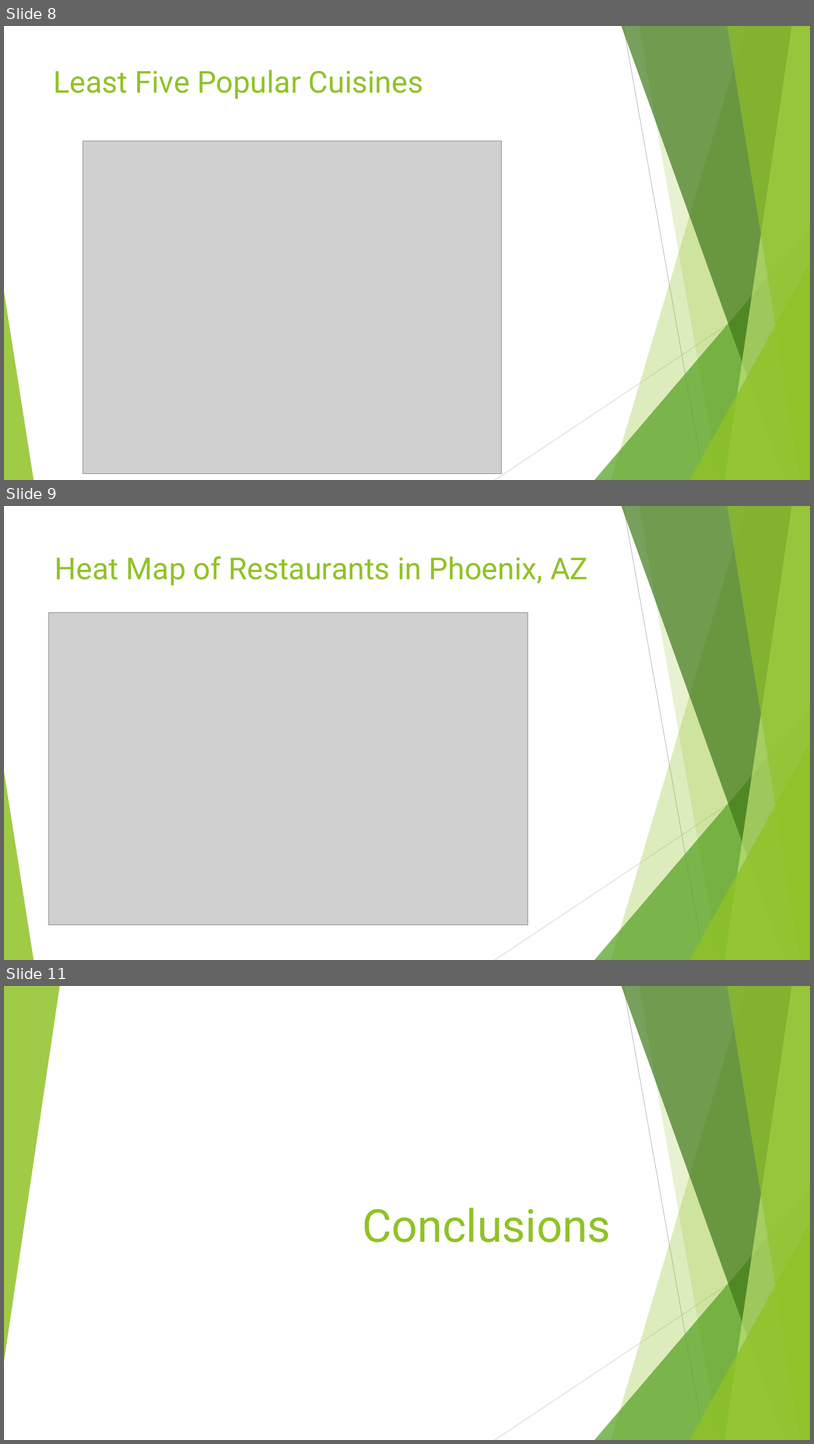
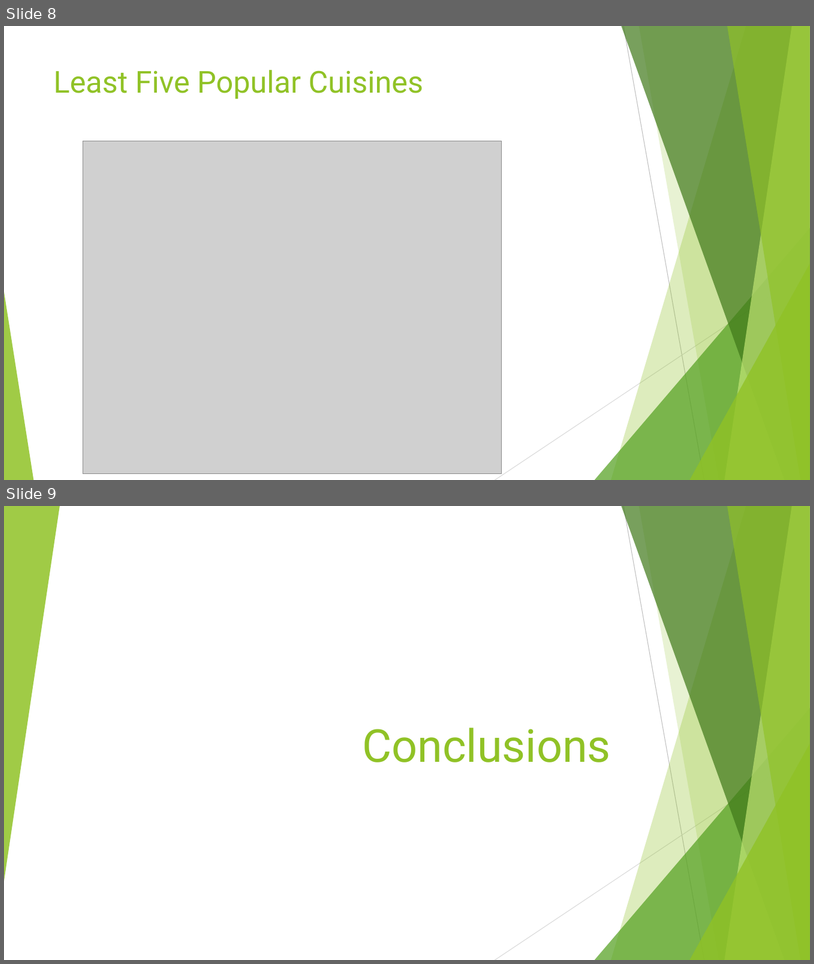
Before and after one commit to Cnw695/Project_1, a slide deck: Presentation Slides.pptx. Shown one above the other, each under a label of ours: slides 8, 9 and 11 before the commit, slides 8 and 9 after it; the slides between them are not shown. The pictures are 814x1444 and 814x964 pixels, drawn with LibreOffice and Linux fonts; fonts in the diff are those of the drawing; grey boxes stand for pictures. Boxes give left, top, right and bottom in pixels: in the first picture for what was removed or moved away, otherwise in the second. Text is boxed around its words. In the diff, an @@ line names an element or a change of style, - is before the commit and + after.

```diff
--- a/Presentation Slides.pptx
+++ b/Presentation Slides.pptx
@@ slide 9 removed at [4,506,810,960], background #FFFFFF; not listed: 10 template elements that a slide beside it also shows @@
@@ title removed at [55,556,588,586] @@
-Heat Map of Restaurants in Phoenix, AZ
@@ picture removed at [49,612,528,925] @@
@@ what was slide 11 is now slide 9 @@
```
Also in this commit, not shown: 1 other slide removed.
